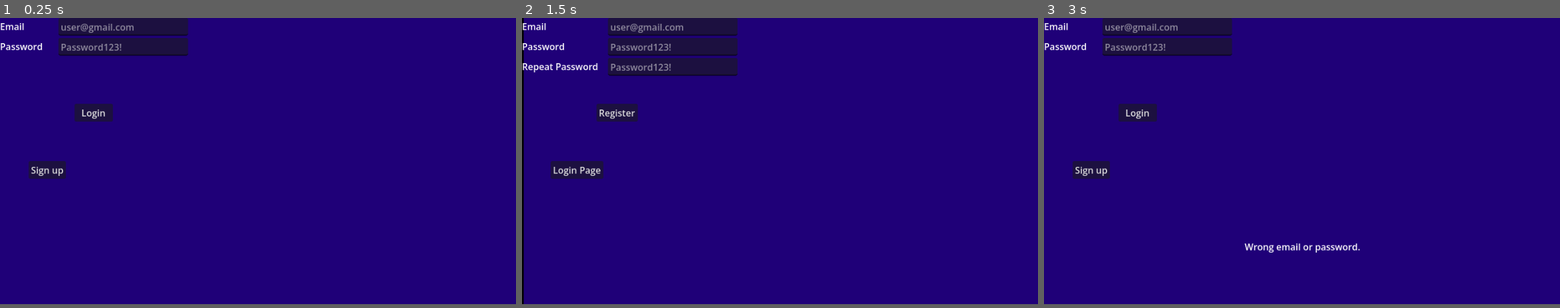
Above: before the commit, frames 1-3 (left to right).
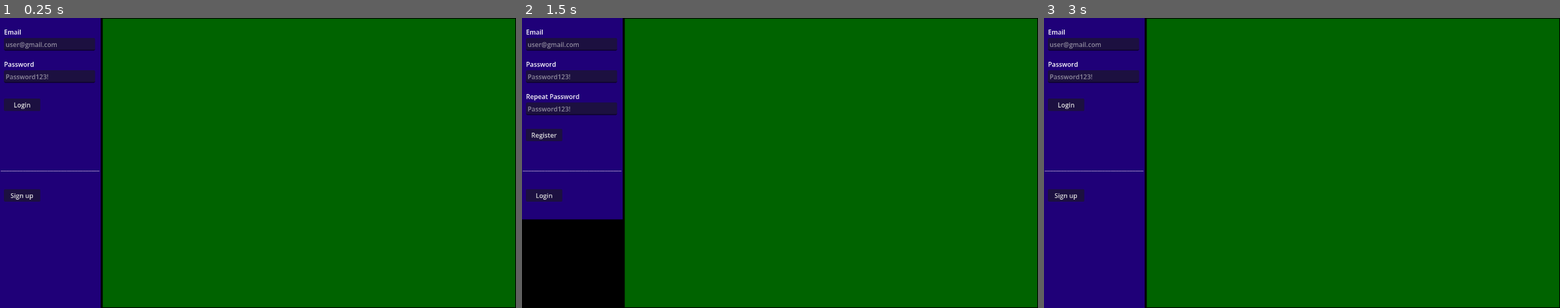
Above: after the commit, the same moments.

Repository: PM-Micael/Project-Dungeon-Life
Game: Godot game, scene res://Scenes/Clients/Main/Login/start_client.tscn
Same seed, same stepped clock (60 frames per second), same inputs: the game is played once before the commit and once after it. Before the commit the project starts from res://Scenes/Clients/Main/Login/login_client.tscn.
Inputs:
- Up to frame 1 (0.25 s): no input
- Up to frame 2 (1.5 s): click "Login" at 0.5 s; click "Sign up" at 1.25 s
- Up to frame 3 (3 s): click "Register" at 2 s; click "Login Page" (after the commit: "Login") at 2.75 s
In our replay, the window is 800x444 before the commit and 800x450 after it. These sizes can differ from the game's own. Grey fills any space a smaller window leaves; there, only what the larger window draws over its background counts as a difference.

The runs differ from the first frame. In frame 1, 83% of the frame differs, in the area x 0-100%, y 0-100%; in frame 2, 90%; in frame 3, 83%.
Error before the commit: Invalid access to property or key 'msg' on a base object of type 'Nil'. (res://Scenes/Clients/Main/Login/login.gd:57)
Error after the commit: Invalid access to property or key 'msg' on a base object of type 'Nil'. (res://Scenes/Clients/Main/Login/login.gd:58)

Commit message:
Added news and patch notes for the login client screen.

Diff:
--- a/Data/Globals/player_data.gd
+++ b/Data/Globals/player_data.gd
@@ -221,7 +221,7 @@
 func load_player_data():
 	print("Id: " + player_id)
 
-	var url = Auth.SUPABASE_URL + "/rest/v1/players?id=eq." + player_id + "&select=data"
+	var url = Database.SUPABASE_URL + "/rest/v1/players?id=eq." + player_id + "&select=data"
 
 	var http = HTTPRequest.new()
 	add_child(http)
--- a/Data/Helpers/auth.gd
+++ b/Data/Helpers/auth.gd
@@ -1,7 +1,4 @@
 extends Node
-
-const SUPABASE_URL = "https://mbpsphlldyzzdtrhglbr.supabase.co"
-const SUPABASE_KEY = "sb_publishable_dih5hMaz1q21iRcknN4DDQ_U3qHObWs"
 
 var access_token: String = ""
 var refresh_token: String = ""
@@ -9,7 +6,7 @@
 
 func get_headers() -> PackedStringArray:
 	return PackedStringArray([
-		"apikey: " + SUPABASE_KEY,
+		"apikey: " + Database.SUPABASE_KEY,
 		"Authorization: Bearer " + access_token,
 		"Content-Type: application/json",
 		"Prefer: resolution=merge-duplicates"
@@ -17,12 +14,7 @@
 
 
 func register_user(email: String, password: String) -> Dictionary:
-	var url = SUPABASE_URL + "/auth/v1/signup"
-
-	var headers = [
-		"apikey: " + SUPABASE_KEY,
-		"Content-Type: application/json"
-	]
+	var url = Database.SUPABASE_URL + "/auth/v1/signup"
 
 	var body = {
 		"email": email,
@@ -34,7 +26,7 @@
 
 	var err = http.request(
 		url,
-		headers,
+		get_headers(),
 		HTTPClient.METHOD_POST,
 		JSON.stringify(body)
 	)
@@ -72,12 +64,7 @@
 
 
 func login_user(email: String, password: String) -> Dictionary:
-	var url = SUPABASE_URL + "/auth/v1/token?grant_type=password"
-
-	var headers = [
-		"apikey: " + SUPABASE_KEY,
-		"Content-Type: application/json"
-	]
+	var url = Database.SUPABASE_URL + "/auth/v1/token?grant_type=password"
 
 	var body = {
 		"email": email,
@@ -89,7 +76,7 @@
 
 	var err = http.request(
 		url,
-		headers,
+		get_headers(),
 		HTTPClient.METHOD_POST,
 		JSON.stringify(body)
 	)
--- /dev/null
+++ b/Data/database.gd
@@ -0,0 +1,38 @@
+extends Node
+
+const SUPABASE_URL = "https://mbpsphlldyzzdtrhglbr.supabase.co"
+const SUPABASE_KEY = "sb_publishable_dih5hMaz1q21iRcknN4DDQ_U3qHObWs"
+
+func get_table(table: String) -> Array:
+	var url = SUPABASE_URL + "/rest/v1/" + table + "?select=*"
+
+	var http := HTTPRequest.new()
+	add_child(http)
+
+	var err = http.request(
+		url,
+		["apikey: " + Database.SUPABASE_KEY,],
+		HTTPClient.METHOD_GET
+	)
+
+	if err != OK:
+		http.queue_free()
+
+	var response = await http.request_completed
+
+	var response_code = response[1]
+	var body = response[3]
+
+	if response_code == 200:
+		var data = JSON.parse_string(body.get_string_from_utf8())
+
+		var patch_note: Dictionary = data[0]
+
+		print(data)
+		print(patch_note["version"])
+
+		http.queue_free()
+		return data
+
+	http.queue_free()
+	return []
--- a/Scenes/Clients/Main/Login/login.gd
+++ b/Scenes/Clients/Main/Login/login.gd
@@ -28,6 +28,7 @@
 @onready var login_error_label: Label = $Login/ErrorLabel
 
 func _ready() -> void:
+	Database.get_table("patch_notes")
 	login_button.pressed.connect(login_button_pressed)
 	login_page_button.pressed.connect(change_window.bind("Login"))
 	register_button.pressed.connect(register_button_pressed)
--- /dev/null
+++ b/Scenes/Clients/Main/Login/news.gd
@@ -0,0 +1,106 @@
+extends Node2D
+
+@onready var v_box_container: VBoxContainer = $ScrollContainer/VBoxContainer
+
+func _ready() -> void:
+	var patch_notes: Array = await Database.get_table("patch_notes")
+
+	for patch_note in patch_notes:
+
+		var title := Label.new()
+		title.name = "title"
+		title.text = "Patch: " + patch_note["version"] + " | " + patch_note["title"]
+		title.add_theme_font_size_override("font_size", 24)
+		title.horizontal_alignment = HORIZONTAL_ALIGNMENT_CENTER
+		v_box_container.add_child(title)
+
+		create_line_break(false, true, true)
+
+		var description := Label.new()
+		description.name = "description"
+		description.text = patch_note["description"]
+		description.autowrap_mode = TextServer.AUTOWRAP_WORD_SMART
+		description.size_flags_horizontal = Control.SIZE_EXPAND_FILL
+		v_box_container.add_child(description)
+
+		create_line_break(false, true, true)
+
+		if patch_note["features"].size() > 0:
+			var features_label = Label.new()
+			features_label.name = "features"
+			features_label.text = "Features"
+			features_label.add_theme_font_size_override("font_size", 20)
+			#features_label.horizontal_alignment = HORIZONTAL_ALIGNMENT_CENTER
+			v_box_container.add_child(features_label)
+
+			var feature_count: int = 1
+			for feature in patch_note["features"]:
+				var feature_label = Label.new()
+				feature_label.name = "feature " + str(feature_count)
+				feature_label.text = " - " + feature
+				feature_label.autowrap_mode = TextServer.AUTOWRAP_WORD_SMART
+				feature_label.size_flags_horizontal = Control.SIZE_EXPAND_FILL
+				v_box_container.add_child(feature_label)
+
+				create_line_break(false, false, true)
+
+				feature_count += 1
+
+		create_line_break(false, true, true)
+
+		if patch_note["gameplay"].size() > 0:
+			var gameplay_label = Label.new()
+			gameplay_label.name = "gameplay"
+			gameplay_label.text = "Gameplay updates"
+			gameplay_label.add_theme_font_size_override("font_size", 20)
+			#gameplay_label.horizontal_alignment = HORIZONTAL_ALIGNMENT_CENTER
+			v_box_container.add_child(gameplay_label)
+
+			var gameplay_count: int = 1
+			for update in patch_note["gameplay"]:
+				var update_label = Label.new()
+				update_label.name = "update " + str(gameplay_count)
+				update_label.text = " - " + update
+				update_label.autowrap_mode = TextServer.AUTOWRAP_WORD_SMART
+				update_label.size_flags_horizontal = Control.SIZE_EXPAND_FILL
+				v_box_container.add_child(update_label)
+
+				create_line_break(false, false, true)
+
+				gameplay_count += 1
+
+
+		if patch_note["bug_fixes"].size() > 0:
+			var bugs_label = Label.new()
+			bugs_label.name = "bugs"
+			bugs_label.text = "Bug fixes"
+			bugs_label.add_theme_font_size_override("font_size", 20)
+			#bugs_label.horizontal_alignment = HORIZONTAL_ALIGNMENT_CENTER
+			v_box_container.add_child(bugs_label)
+
+			var bugs_count: int = 1
+			for bug in patch_note["bug_fixes"]:
+				var bug_label = Label.new()
+				bug_label.name = "bug " + str(bugs_count)
+				bug_label.text = " - " + bug
+				bug_label.autowrap_mode = TextServer.AUTOWRAP_WORD_SMART
+				bug_label.size_flags_horizontal = Control.SIZE_EXPAND_FILL
+				v_box_container.add_child(bug_label)
+
+				create_line_break(false, false, true)
+
+				bugs_count += 1
+
+
+func create_line_break(create_patch_line: bool, create_line: bool, create_space: bool):
+	if create_line:
+		var line_break = Label.new()
+		line_break.name = "line_break"
+		line_break.text = "_____________________________________________________________________________________________________________________________________________________"
+		line_break.horizontal_alignment = 1
+		v_box_container.add_child(line_break)
+
+	if create_space:
+		var space = Label.new()
+		space.name = "space"
+		v_box_container.add_child(space)
--- a/Scenes/Clients/Main/Login/login_client.tscn
+++ b/Scenes/Clients/Main/Login/start_client.tscn
@@ -1,25 +1,41 @@
 [gd_scene format=3 uid="uid://piydve1f2eu3"]
 
-[ext_resource type="Script" uid="uid://1nuto8qhqvrf" path="res://Scenes/Clients/Main/Login/login.gd" id="1_ds2c3"]
+[ext_resource type="Script" uid="uid://1nuto8qhqvrf" path="res://Scenes/Clients/Main/Login/login.gd" id="1_go5pu"]
+[ext_resource type="Script" uid="uid://ba0mrw32kffot" path="res://Scenes/Clients/Main/Login/news.gd" id="2_e026i"]
 
-[node name="LoginClient" type="Node2D" unique_id=1481915282]
-script = ExtResource("1_ds2c3")
+[node name="StartClient" type="Node2D" unique_id=1481915282]
+script = ExtResource("1_go5pu")
+
+[node name="Style" type="Node2D" parent="." unique_id=905166516]
+
+[node name="ColorRect" type="ColorRect" parent="Style" unique_id=1885619038]
+offset_right = 1280.0
+offset_bottom = 720.0
+color = Color(0, 0, 0, 1)
 
 [node name="Login" type="Node2D" parent="." unique_id=646405559]
 
 [node name="Style" type="Node2D" parent="Login" unique_id=277956405]
 
 [node name="ColorRect" type="ColorRect" parent="Login/Style" unique_id=696057583]
-offset_right = 900.0
-offset_bottom = 500.0
+offset_right = 250.0
+offset_bottom = 720.0
 color = Color(0.12156863, 0, 0.47058824, 1)
 
+[node name="Line" type="Label" parent="Login/Style" unique_id=1932454018]
+offset_top = 360.0
+offset_right = 250.0
+offset_bottom = 383.0
+text = "____________________________________"
+horizontal_alignment = 1
+
 [node name="Email" type="Node2D" parent="Login" unique_id=1282183953]
+position = Vector2(10, 20)
 
 [node name="LineEdit" type="LineEdit" parent="Login/Email" unique_id=368951970]
-offset_left = 102.0
-offset_right = 328.0
-offset_bottom = 31.0
+offset_top = 30.0
+offset_right = 226.0
+offset_bottom = 61.0
 placeholder_text = "user@gmail.com"
 
 [node name="Label" type="Label" parent="Login/Email" unique_id=1278632427]
@@ -29,12 +45,12 @@
 vertical_alignment = 1
 
 [node name="Password" type="Node2D" parent="Login" unique_id=987158733]
-position = Vector2(0, 35)
+position = Vector2(10, 100)
 
 [node name="LineEdit" type="LineEdit" parent="Login/Password" unique_id=1442517944]
-offset_left = 102.0
-offset_right = 328.0
-offset_bottom = 31.0
+offset_top = 30.0
+offset_right = 226.0
+offset_bottom = 61.0
 placeholder_text = "Password123!"
 
 [node name="Label" type="Label" parent="Login/Password" unique_id=439726492]
@@ -44,17 +60,17 @@
 vertical_alignment = 1
 
 [node name="LoginButton" type="Button" parent="Login" unique_id=1568368474]
-offset_left = 130.0
-offset_top = 150.0
-offset_right = 197.0
-offset_bottom = 181.0
+offset_left = 10.0
+offset_top = 200.0
+offset_right = 100.0
+offset_bottom = 231.0
 text = "Login"
 
 [node name="RegisterPageButton" type="Button" parent="Login" unique_id=161741016]
-offset_left = 50.0
-offset_top = 250.0
-offset_right = 115.0
-offset_bottom = 281.0
+offset_left = 10.0
+offset_top = 425.0
+offset_right = 100.0
+offset_bottom = 456.0
 text = "Sign up"
 
 [node name="ErrorLabel" type="Label" parent="Login" unique_id=1940508905]
@@ -69,20 +85,27 @@
 [node name="Register" type="Node2D" parent="." unique_id=46695619]
 visible = false
 
-[node name="Style" type="Node2D" parent="Register" unique_id=1553786050]
+[node name="Style" type="Node2D" parent="Register" unique_id=896352156]
 
-[node name="ColorRect" type="ColorRect" parent="Register/Style" unique_id=241422962]
-offset_left = 3.0
-offset_right = 903.0
+[node name="ColorRect" type="ColorRect" parent="Register/Style" unique_id=1043030777]
+offset_right = 250.0
 offset_bottom = 500.0
 color = Color(0.12156863, 0, 0.47058824, 1)
 
+[node name="Line" type="Label" parent="Register/Style" unique_id=1592540431]
+offset_top = 360.0
+offset_right = 250.0
+offset_bottom = 383.0
+text = "____________________________________"
+horizontal_alignment = 1
+
 [node name="Email" type="Node2D" parent="Register" unique_id=958074058]
+position = Vector2(10, 20)
 
 [node name="LineEdit" type="LineEdit" parent="Register/Email" unique_id=1932158496]
-offset_left = 150.0
-offset_right = 376.0
-offset_bottom = 31.0
+offset_top = 30.0
+offset_right = 226.0
+offset_bottom = 61.0
 placeholder_text = "user@gmail.com"
 
 [node name="Label" type="Label" parent="Register/Email" unique_id=1023794285]
@@ -92,27 +115,27 @@
 vertical_alignment = 1
 
 [node name="Password" type="Node2D" parent="Register" unique_id=829412677]
-position = Vector2(0, 35)
+position = Vector2(10, 100)
 
 [node name="LineEdit" type="LineEdit" parent="Register/Password" unique_id=1852805824]
-offset_left = 150.0
-offset_right = 376.0
-offset_bottom = 31.0
+offset_top = 30.0
+offset_right = 226.0
+offset_bottom = 61.0
 placeholder_text = "Password123!"
 
 [node name="Label" type="Label" parent="Register/Password" unique_id=435089895]
-offset_right = 49.0
+offset_right = 75.0
 offset_bottom = 29.0
 text = "Password"
 vertical_alignment = 1
 
 [node name="RepeatPassword" type="Node2D" parent="Register" unique_id=136272651]
-position = Vector2(0, 70)
+position = Vector2(10, 180)
 
 [node name="LineEdit" type="LineEdit" parent="Register/RepeatPassword" unique_id=778850384]
-offset_left = 150.0
-offset_right = 376.0
-offset_bottom = 31.0
+offset_top = 30.0
+offset_right = 226.0
+offset_bottom = 61.0
 placeholder_text = "Password123!"
 
 [node name="Label" type="Label" parent="Register/RepeatPassword" unique_id=145346582]
@@ -122,18 +145,18 @@
 vertical_alignment = 1
 
 [node name="RegisterButton" type="Button" parent="Register" unique_id=1457766869]
-offset_left = 130.0
-offset_top = 150.0
-offset_right = 202.0
-offset_bottom = 181.0
+offset_left = 10.0
+offset_top = 275.0
+offset_right = 100.0
+offset_bottom = 306.0
 text = "Register"
 
 [node name="LoginPageButton" type="Button" parent="Register" unique_id=1769737400]
-offset_left = 50.0
-offset_top = 250.0
+offset_left = 10.0
+offset_top = 425.0
 offset_right = 100.0
-offset_bottom = 281.0
-text = "Login Page"
+offset_bottom = 456.0
+text = "Login"
 
 [node name="ErrorLabel" type="Label" parent="Register" unique_id=99324753]
 visible = false
@@ -143,3 +166,31 @@
 offset_bottom = 411.0
 text = "Error"
 horizontal_alignment = 1
+
+[node name="News" type="Node2D" parent="." unique_id=716306754]
+position = Vector2(255, 2)
+script = ExtResource("2_e026i")
+
+[node name="Style" type="Node2D" parent="News" unique_id=861465688]
+
+[node name="ColorRect" type="ColorRect" parent="News/Style" unique_id=1368401775]
+offset_right = 1023.0
+offset_bottom = 716.0
+color = Color(0, 0.3882353, 0, 1)
+
+[node name="ScrollContainer" type="ScrollContainer" parent="News" unique_id=1553465159]
+offset_left = 2.0
+offset_right = 1021.0
+offset_bottom = 716.0
+
+[node name="VBoxContainer" type="VBoxContainer" parent="News/ScrollContainer" unique_id=213414670]
+layout_mode = 2
+size_flags_horizontal = 3
+
+[node name="ArtScreen" type="Node2D" parent="." unique_id=1083602792]
+
+[node name="ColorRect" type="ColorRect" parent="ArtScreen" unique_id=1082307286]
+visible = false
+offset_left = 250.0
+offset_right = 900.0
+offset_bottom = 718.0
--- a/project.godot
+++ b/project.godot
@@ -29,11 +29,12 @@
 AudioManager="*uid://7giarjs3fuji"
 GameData="*uid://b4nt171p6fvva"
 Auth="*uid://838kn1str8m3"
+Database="*uid://8o8r0k801ekr"
 
 [display]
 
-window/size/viewport_width=900
-window/size/viewport_height=500
+window/size/viewport_width=1280
+window/size/viewport_height=720
 window/size/transparent=true
 window/per_pixel_transparency/allowed=true
 window/defaults/default_clear_color=Color(0.3019608, 0.3019608, 0.3019608, 0)
Not shown, added: Data/database.gd.uid
Not shown, added: Scenes/Clients/Main/Login/news.gd.uid
